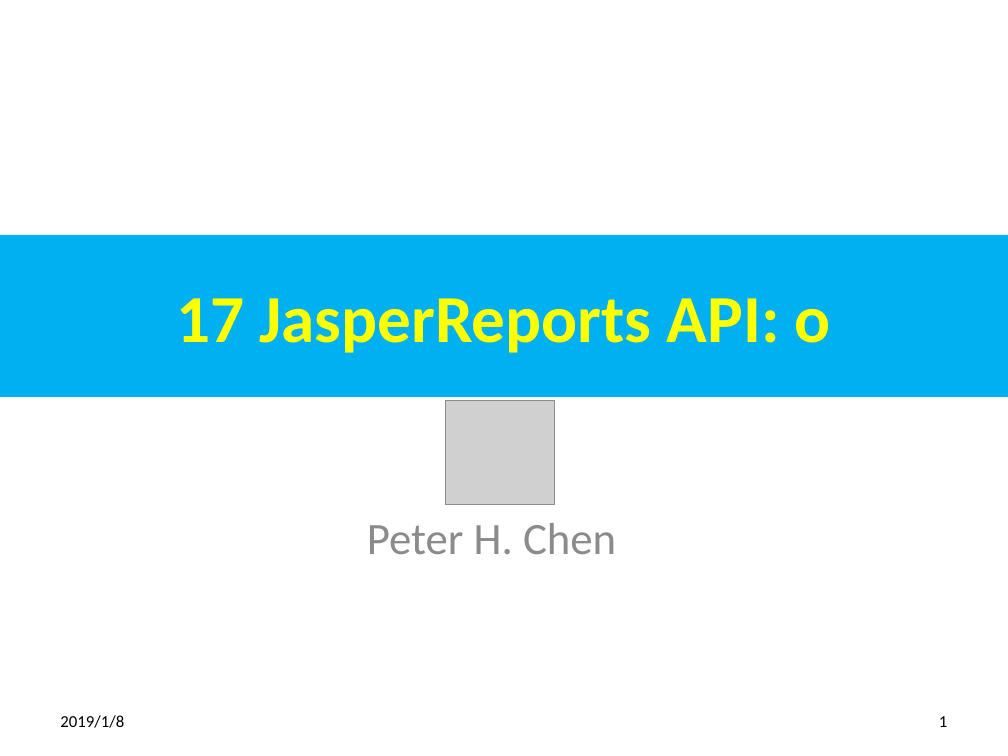
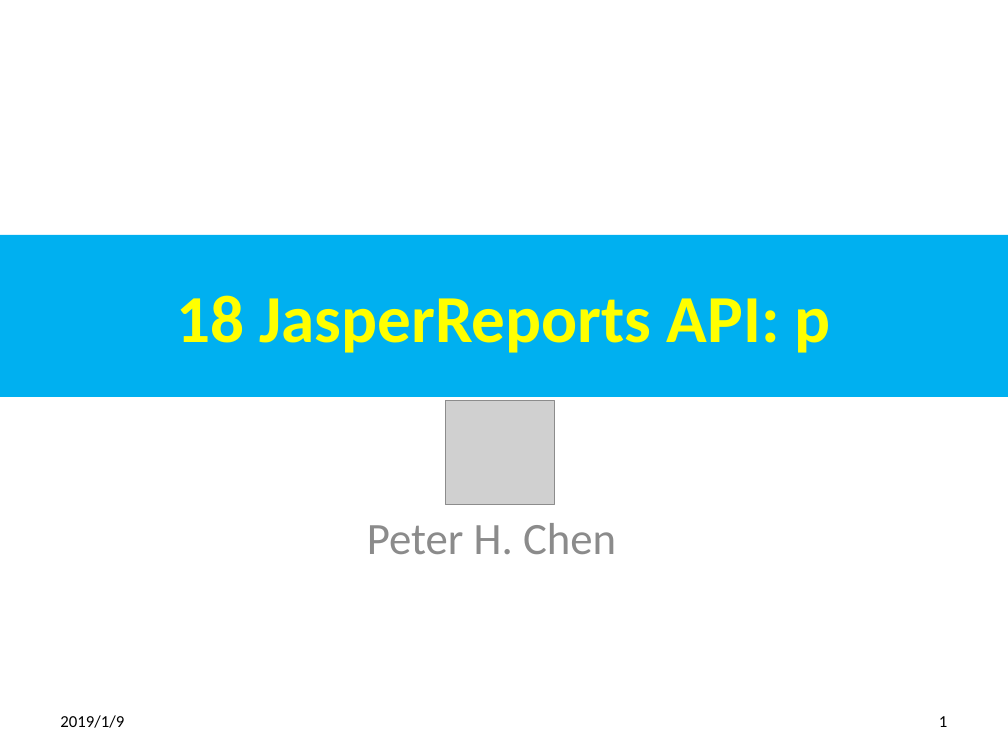
Before and after one commit to peterhchen/100-jasper-report-api-6.7.0, a slide deck: slide 1 of 15_Ch18_API_p.pptx. Drawn at 1008x756 pixels with LibreOffice and Linux fonts; fonts in the diff are those of the drawing; grey boxes stand for pictures. Boxes give left, top, right and bottom in pixels: in the first picture for what was removed or moved away, otherwise in the second. Text is boxed around its words. In the diff, an @@ line names an element or a change of style, - is before the commit and + after.

```diff
--- a/15_Ch18_API_p.pptx
+++ b/15_Ch18_API_p.pptx
@@ title at [176, 295, 831, 353]: text changed @@
-17 JasperReports API: o
+18 JasperReports API: p
@@ text at [60, 715, 124, 728]: text changed @@
-2019/1/8
+2019/1/9
```
Also in this commit, not shown: 8 other slides changed, 9 other files.
